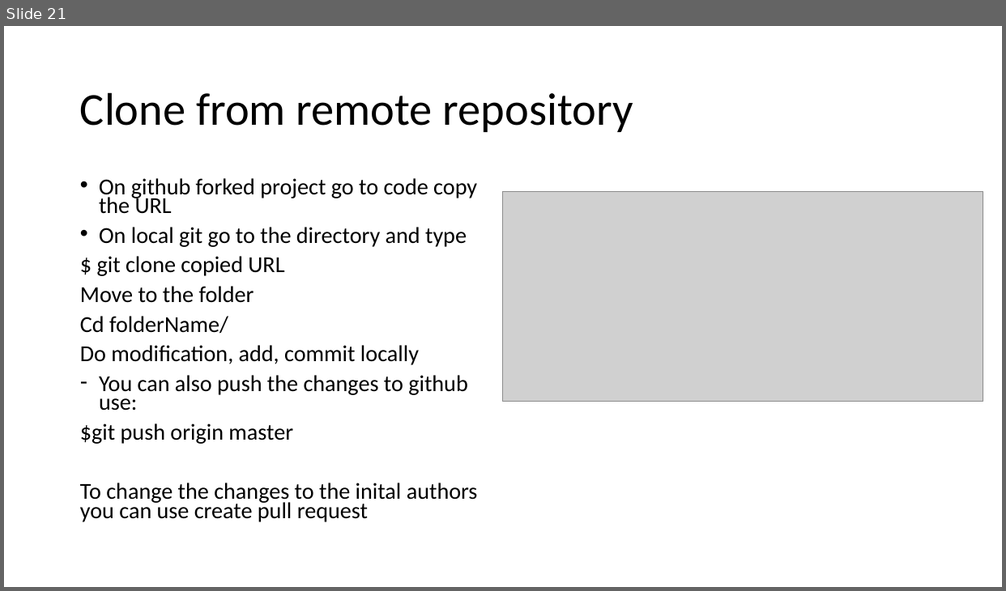
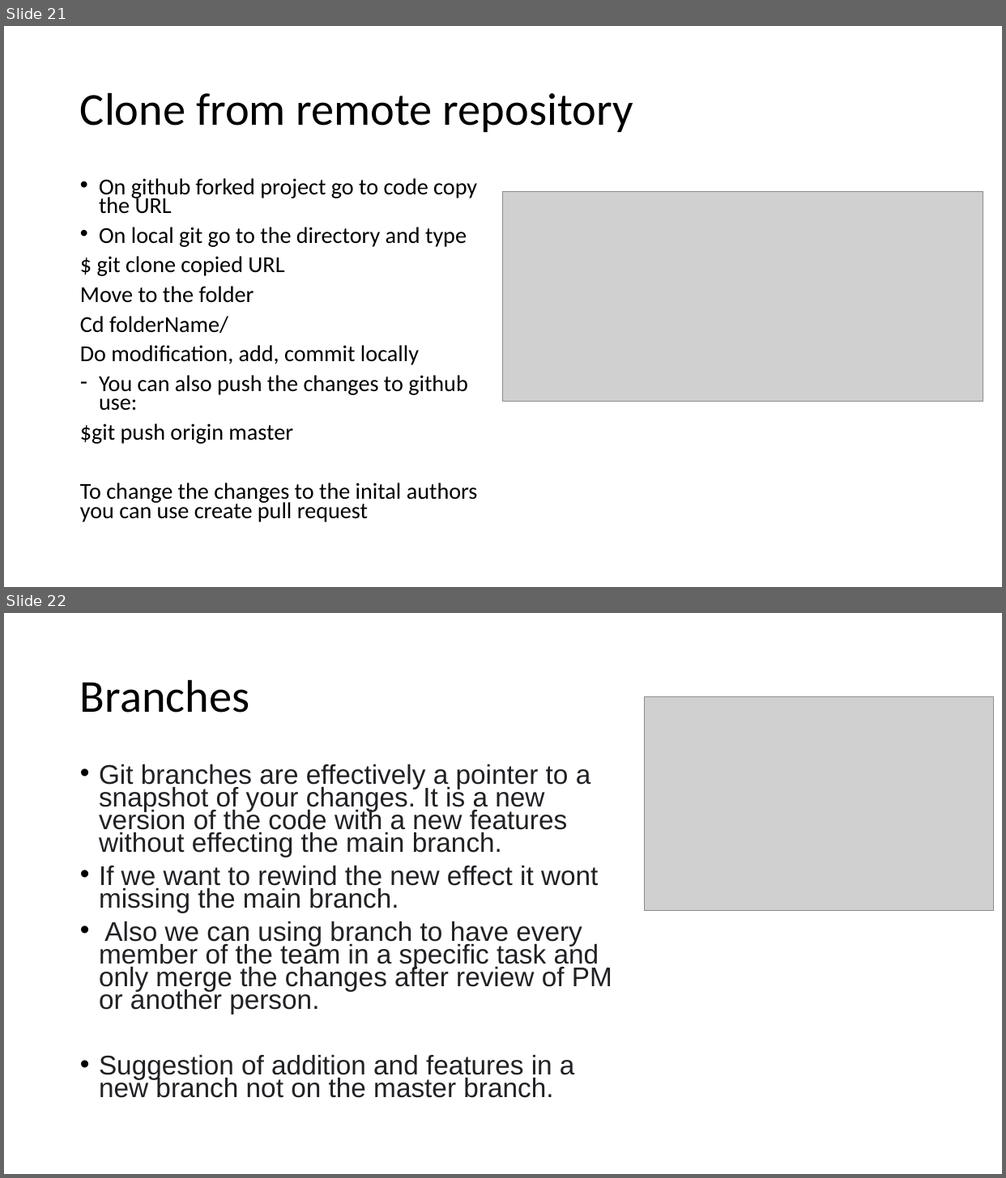
Before and after one commit to Kawthersaeedi/GitProgictTo-learn-, a slide deck: Git and Github ppt.odp. Shown one above the other, each under a label of ours: slide 21 before the commit, slides 21 and 22 after it. The pictures are 1006x591 and 1006x1178 pixels, drawn with LibreOffice and Linux fonts; fonts in the diff are those of the drawing; grey boxes stand for pictures. Boxes give left, top, right and bottom in pixels: in the first picture for what was removed or moved away, otherwise in the second. Text is boxed around its words. In the diff, an @@ line names an element or a change of style, - is before the commit and + after.

```diff
--- a/Git and Github ppt.odp
+++ b/Git and Github ppt.odp
@@ slide 22 added at (4, 613, 1002, 1174), background #FFFFFF @@
@@ title added at (80, 679, 249, 713), 44 pt, text #000000 @@
+Branches
@@ picture added at (645, 697, 994, 910) @@
@@ text added at (99, 764, 612, 1098), 26 pt, text #202124 @@
+• Git branches are effectively a pointer to a snapshot of your changes. It is a new version of the code with a new features without effecting the main branch.
+• If we want to rewind the new effect it wont missing the main branch.
+• Also we can using branch to have every member of the team in a specific task and only merge the changes after review of PM or another person.
+• Suggestion of addition and features in a new branch not on the master branch.
```
Also in this commit, not shown: 4 other slides added.
